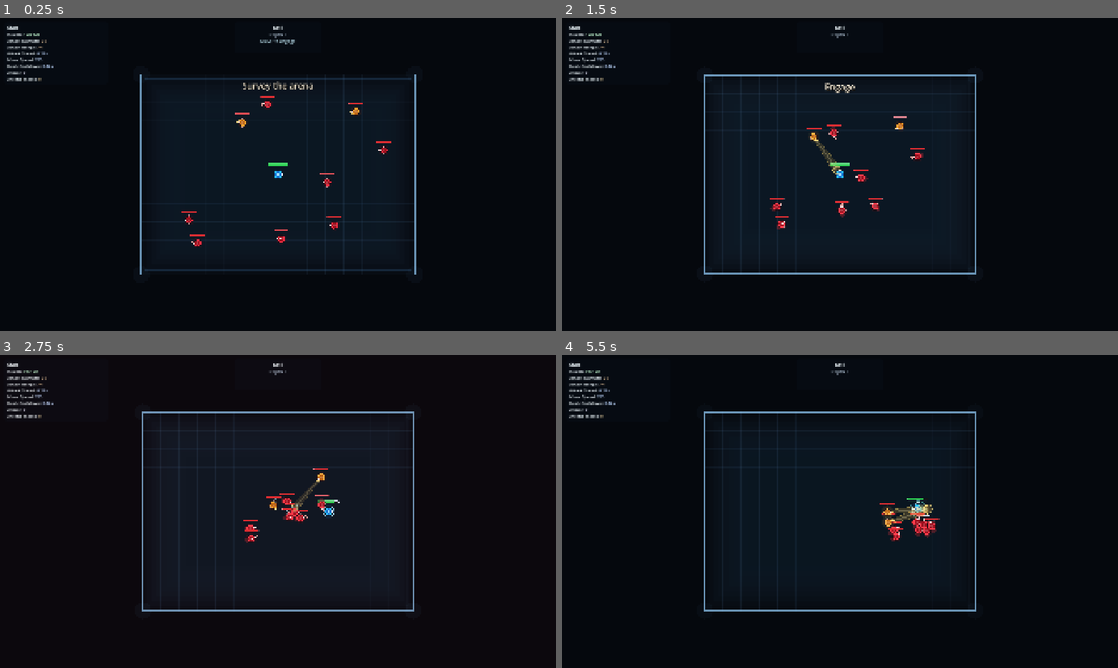
Above: before the commit, frames 1-4 (two rows, left to right).
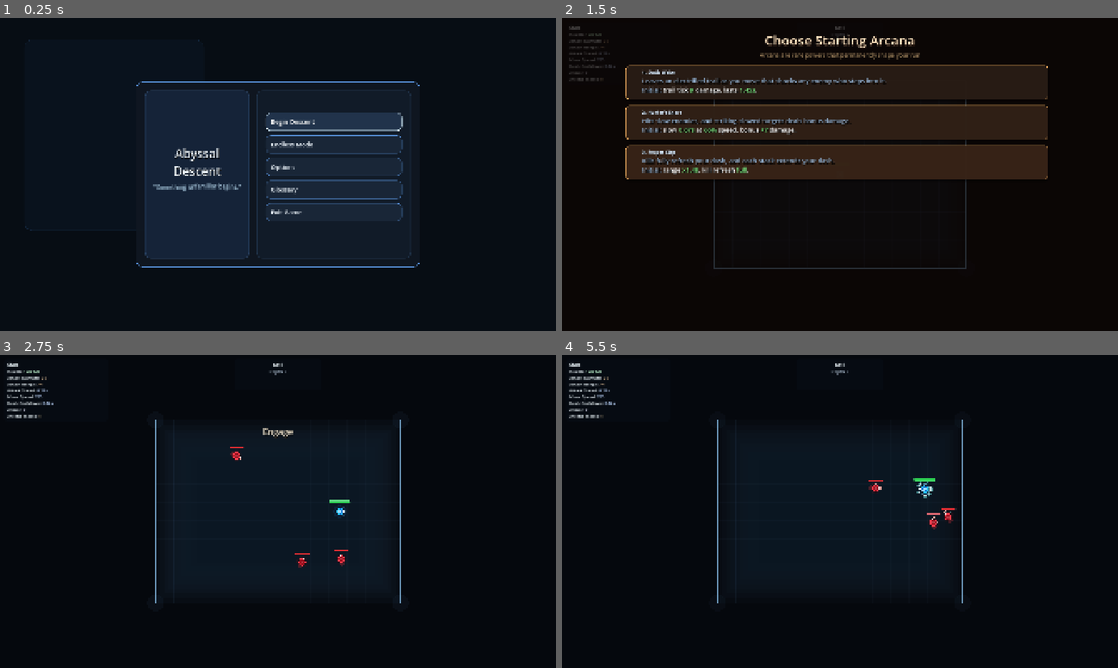
Above: after the commit, the same moments.

Repository: Excellund/AbyssalDescent
Game: Godot game, scene res://scenes/Menu.tscn
Same seed, same stepped clock (60 frames per second), same inputs: the game is played once before the commit and once after it. Sound files missing from this copy of the repository are replaced by a short silence.
Inputs (mouse positions are in pixels of both pictures, inside the frame that each line leads up to):
- Up to frame 1 (0.25 s): no input
- Up to frame 2 (1.5 s): click (895, 121) at 0.5 s, where only the run after the commit has a clickable "Begin Descent"; click (840, 136) at 1.27 s
- Up to frame 3 (2.75 s): move the mouse to (400, 495) at 2.02 s; hold D (move_right) from 2.03 s (still down); click (400, 495) at 2.1 s; tap Space (dash) at 2.3 s
- Up to frame 4 (5.5 s): move the mouse to (728, 527) at 2.77 s; release D (move_right) at 2.78 s; hold S (move_down) 2.78-3.53 s; tap Space (dash) at 2.85, 3.8, 4.35, 5.3 s; click (728, 527) at 3.05 s; move the mouse to (895, 442) at 3.52 s; hold D (move_right) 3.53-4.28 s; click (895, 442) at 3.6 s; move the mouse to (812, 574) at 4.27 s; hold W (move_up) 4.28-5.03 s; click (812, 574) at 4.55 s; move the mouse to (1006, 558) at 5.02 s; hold A (move_left) from 5.03 s (still down); tap E (interact) at 5.1 s

The runs differ from the first frame. In frame 1, 8.3% of the frame differs, in the area x 1-76%, y 2-82%; in frame 2, 34%, in the area x 1-88%, y 2-82%; in frame 3, 2.3%; in frame 4, 2.3%.

Commit message:
Add polar-shift dash lockout and visuals

Diff:
--- a/scenes/Main.tscn
+++ b/scenes/Main.tscn
@@ -12,7 +12,6 @@
 music_volume_db = -50.0
 debug_apply_test_powers_on_start = true
 debug_start_power_ids = PackedStringArray("wraithstep")
-debug_start_encounter = 5
 debug_start_depth = 5
 
 [node name="Player" parent="." unique_id=1831438957 instance=ExtResource("1_elqb8")]
--- a/scripts/enemy_boss_2.gd
+++ b/scripts/enemy_boss_2.gd
@@ -57,6 +57,7 @@
 @export var polar_shift_windup: float = 0.92
 @export var polar_shift_radius: float = 440.0
 @export var polar_shift_force: float = 820.0
+@export var polar_shift_pull_force_mult: float = 1.24
 @export var polar_shift_safe_arc_degrees: float = 52.0
 @export var polar_shift_safe_force_mult: float = 0.0
 @export var polar_shift_counter_velocity_threshold: float = 150.0
@@ -67,6 +68,7 @@
 @export var polar_shift_pull_inner_damage: int = 32
 @export var polar_shift_pull_inner_delay: float = 0.32
 @export var polar_shift_pull_afterglow_duration: float = 0.42
+@export var polar_shift_dash_lockout_duration: float = 0.72
 
 @export var recover_time: float = 0.28
 @export var arena_size: Vector2 = Vector2(1360.0, 960.0)
@@ -656,6 +658,7 @@
 		DAMAGEABLE.apply_damage(target, 30)
 	if target is CharacterBody2D:
 		var target_body := target as CharacterBody2D
+		var in_safe_lane := _is_polar_shift_in_safe_lane(to_target.angle())
 		var dir := (global_position - target_body.global_position)
 		if dir.length_squared() <= 0.000001:
 			dir = Vector2.RIGHT
@@ -663,14 +666,16 @@
 		if not _polar_shift_is_pull:
 			dir = -dir
 		var force_mult := 1.0
+		if _polar_shift_is_pull:
+			force_mult *= polar_shift_pull_force_mult
 		if to_target.length() <= polar_shift_anchor_radius:
 			force_mult *= polar_shift_anchor_force_mult
-		if _is_polar_shift_in_safe_lane(to_target.angle()):
+		if in_safe_lane:
 			force_mult *= polar_shift_safe_force_mult
-		var counter_velocity := target_body.velocity.dot(-dir)
-		if counter_velocity >= polar_shift_counter_velocity_threshold:
-			force_mult *= polar_shift_counter_force_mult
-		target_body.velocity += dir * polar_shift_force * force_mult
+		target_body.velocity = Vector2.ZERO
+		target_body.velocity = dir * polar_shift_force * force_mult
+		if not in_safe_lane and target_body.has_method("apply_polar_shift_dash_lockout"):
+			target_body.call("apply_polar_shift_dash_lockout", polar_shift_dash_lockout_duration)
 
 func _capture_polar_shift_pattern() -> void:
 	_polar_shift_safe_angles.clear()
--- a/scripts/player.gd
+++ b/scripts/player.gd
@@ -186,6 +186,8 @@
 var storm_crown_discharge_flash_left: float = 0.0
 var storm_crown_discharge_flash_duration: float = 0.24
 var wraithstep_marked_enemy_expiry: Dictionary = {}
+var polar_shift_dash_lockout_left: float = 0.0
+var polar_shift_dash_lockout_duration: float = 0.0
 
 # Objective mutators
 var active_objective_mutators: Array[Dictionary] = []
@@ -220,6 +222,7 @@
 	_update_aegis_field_state(delta)
 	_update_static_wake_trails(delta)
 	_update_void_dash_reset_pulse(delta)
+	_update_polar_shift_dash_lockout(delta)
 	_update_wraithstep_marks()
 	_update_storm_crown_discharge(delta)
 	_try_start_dash(direction)
@@ -261,6 +264,8 @@
 
 func _try_start_dash(direction: Vector2) -> void:
 	if _is_attack_locked():
+		return
+	if polar_shift_dash_lockout_left > 0.0:
 		return
 	if not Input.is_action_just_pressed("dash"):
 		return
@@ -485,6 +490,12 @@
 	if void_dash_reset_pulse_left <= 0.0:
 		return
 	void_dash_reset_pulse_left = maxf(0.0, void_dash_reset_pulse_left - delta)
+	queue_redraw()
+
+func _update_polar_shift_dash_lockout(delta: float) -> void:
+	if polar_shift_dash_lockout_left <= 0.0:
+		return
+	polar_shift_dash_lockout_left = maxf(0.0, polar_shift_dash_lockout_left - delta)
 	queue_redraw()
 
 func _update_storm_crown_discharge(delta: float) -> void:
@@ -1101,6 +1112,20 @@
 			player_feedback.play_world_ring(global_position, 26.0, Color(1.0, 0.82, 1.0, 0.72), 0.12)
 		queue_redraw()
 
+func apply_polar_shift_dash_lockout(duration: float) -> void:
+	var applied_duration := maxf(0.0, duration)
+	if applied_duration <= 0.0:
+		return
+	dash_time_left = 0.0
+	dash_phase_release_left = 0.0
+	queued_attack_after_dash = false
+	_set_dash_phasing(false)
+	polar_shift_dash_lockout_duration = maxf(polar_shift_dash_lockout_duration, applied_duration)
+	polar_shift_dash_lockout_left = maxf(polar_shift_dash_lockout_left, applied_duration)
+	if player_feedback != null and player_feedback.has_method("play_polar_shift_dash_lockout"):
+		player_feedback.call("play_polar_shift_dash_lockout", global_position)
+	queue_redraw()
+
 func _restart_current_scene() -> void:
 	if scene_restart_queued:
 		return
@@ -1382,3 +1407,31 @@
 				draw_line(tp, tp + tick_dir * 4.0, mark_c, 1.4)
 			# Center dot
 			draw_circle(local_ep, 1.8 + mark_pulse * 0.6, mark_c_bright)
+
+	if polar_shift_dash_lockout_left > 0.0:
+		var debuff_t := clampf(polar_shift_dash_lockout_left / maxf(0.001, polar_shift_dash_lockout_duration), 0.0, 1.0)
+		var field_pulse := 0.5 + 0.5 * sin(t * 8.4 + 0.35)
+		var fast_pulse := 0.5 + 0.5 * sin(t * 14.0 + 1.1)
+		var spin := t * 1.4
+		var field_radius := 24.0 + field_pulse * 2.2
+		var sovereign_blue := Color(0.32, 0.78, 0.98, 1.0)
+		var sovereign_orange := Color(1.0, 0.58, 0.28, 1.0)
+		var sovereign_gold := Color(1.0, 0.88, 0.58, 1.0)
+		# Dark tinted fill to visually separate the player from the cage
+		draw_circle(Vector2.ZERO, field_radius + 8.0, Color(0.04, 0.12, 0.22, (0.22 + field_pulse * 0.08) * debuff_t))
+		# Soft orange inner glow for heat/weight
+		draw_circle(Vector2.ZERO, field_radius - 4.0, Color(0.82, 0.44, 0.14, (0.08 + field_pulse * 0.06) * debuff_t))
+		# Primary rotating blue ring — thick and bright
+		draw_arc(Vector2.ZERO, field_radius, spin, spin + TAU, 52, Color(sovereign_blue.r, sovereign_blue.g, sovereign_blue.b, (0.72 + field_pulse * 0.2) * debuff_t), 3.4)
+		# Counter-rotating orange ring slightly outside
+		draw_arc(Vector2.ZERO, field_radius + 6.0, -spin * 1.3, -spin * 1.3 + TAU, 60, Color(sovereign_orange.r, sovereign_orange.g, sovereign_orange.b, (0.38 + field_pulse * 0.18) * debuff_t), 2.2)
+		# 4 bind spokes with bright gold tips
+		for i in range(4):
+			var angle := spin + TAU * float(i) / 4.0
+			var bind_dir := Vector2.RIGHT.rotated(angle)
+			var bind_color := sovereign_blue if i % 2 == 0 else sovereign_orange
+			draw_line(bind_dir * 8.0, bind_dir * (field_radius + 7.0), Color(bind_color.r, bind_color.g, bind_color.b, (0.52 + field_pulse * 0.24) * debuff_t), 2.8)
+			draw_circle(bind_dir * (field_radius + 7.0), 3.2 + fast_pulse * 0.6, Color(sovereign_gold.r, sovereign_gold.g, sovereign_gold.b, (0.72 + fast_pulse * 0.2) * debuff_t))
+		# Countdown sweep ring — shows remaining duration
+		var sweep_angle := -PI * 0.5 + (1.0 - debuff_t) * TAU
+		draw_arc(Vector2.ZERO, field_radius + 12.0, -PI * 0.5, sweep_angle, 32, Color(0.94, 0.98, 1.0, (0.44 + field_pulse * 0.2) * debuff_t), 2.0)
--- a/scripts/player_feedback.gd
+++ b/scripts/player_feedback.gd
@@ -286,6 +286,11 @@
 
 	play_world_ring(target_global, 12.0, Color(0.86, 0.98, 1.0, 0.7), lifetime * 0.7)
 
+func play_polar_shift_dash_lockout(epicenter_global: Vector2) -> void:
+	play_world_ring(epicenter_global, 16.0, Color(0.96, 0.98, 1.0, 0.94), 0.07)
+	play_world_ring(epicenter_global, 26.0, Color(0.32, 0.78, 0.98, 0.62), 0.14)
+	play_world_ring(epicenter_global, 36.0, Color(1.0, 0.58, 0.28, 0.28), 0.18)
+
 func play_storm_crown_discharge(epicenter_global: Vector2) -> void:
 	# Tight white core flash
 	play_world_ring(epicenter_global, 20.0, Color(1.0, 1.0, 0.95, 0.95), 0.09)
